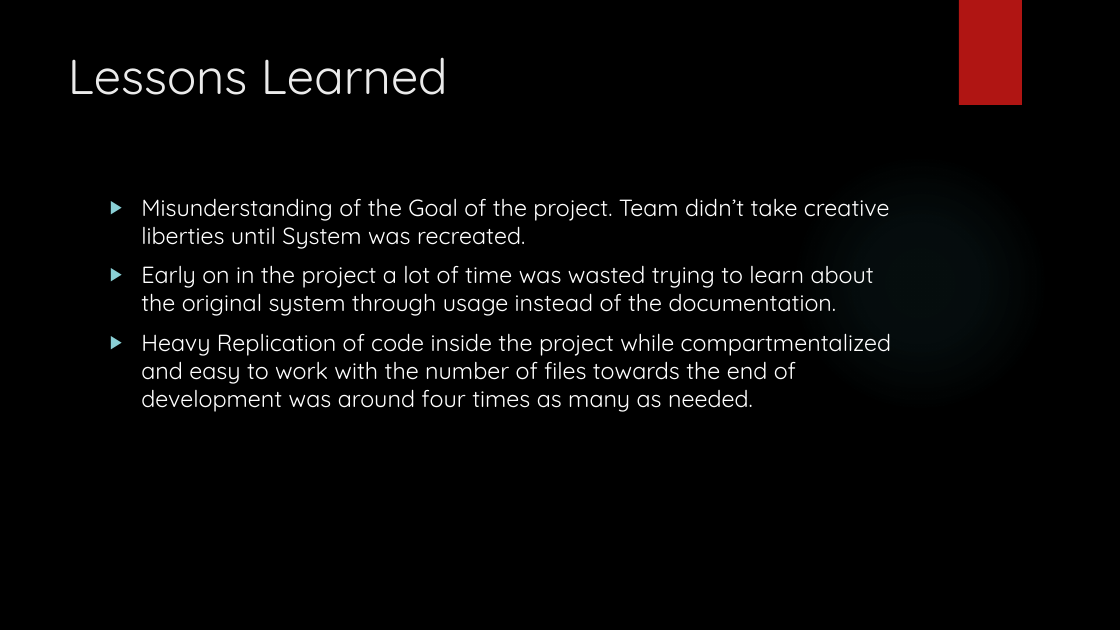
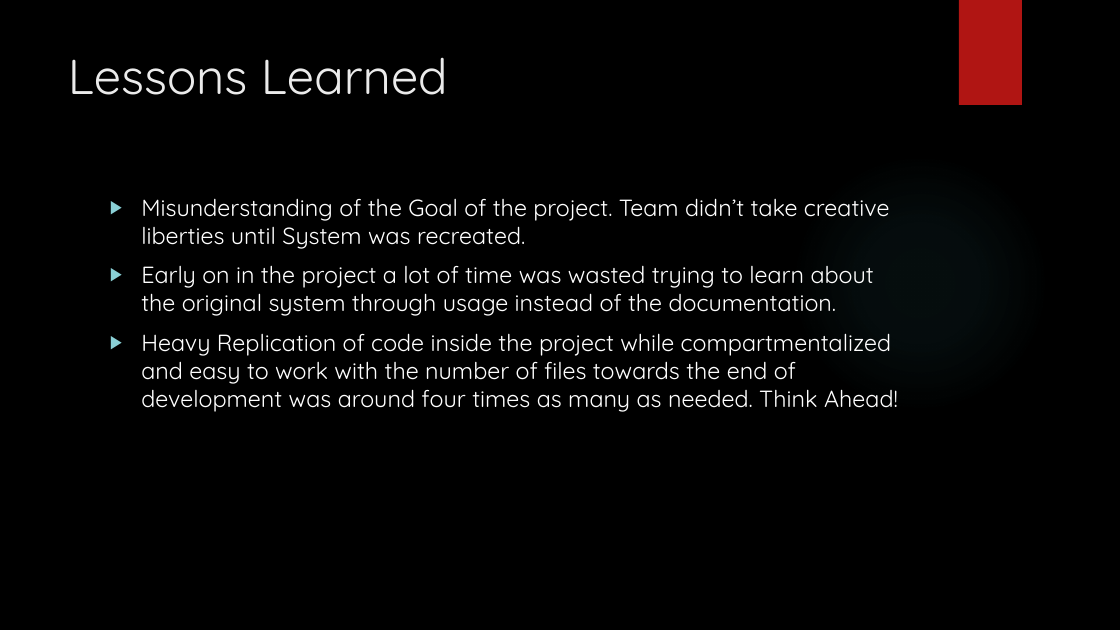
Before and after one commit to Revelmonger/Team4Project, a slide deck: slide 7 of Deliverables/12. PresentationSlides/Radiology Information System Presentatiion.pptx. Drawn at 1120x630 pixels with LibreOffice and Linux fonts; fonts in the diff are those of the drawing; background and template pictures are left out. Boxes give left, top, right and bottom in pixels: in the first picture for what was removed or moved away, otherwise in the second. Text is boxed around its words. In the diff, an @@ line names an element or a change of style, - is before the commit and + after.

```diff
--- a/Deliverables/12. PresentationSlides/Radiology Information System Presentatiion.pptx
+++ b/Deliverables/12. PresentationSlides/Radiology Information System Presentatiion.pptx
@@ text at box(141, 333, 898, 412): text changed @@
-▶ Heavy Replication of code inside the project while compartmentalized and easy to work with the number of files towards the end of development was around four times as many as needed.
+▶ Heavy Replication of code inside the project while compartmentalized and easy to work with the number of files towards the end of development was around four times as many as needed. Think Ahead!
```
Also in this commit, not shown: 2 other files.
